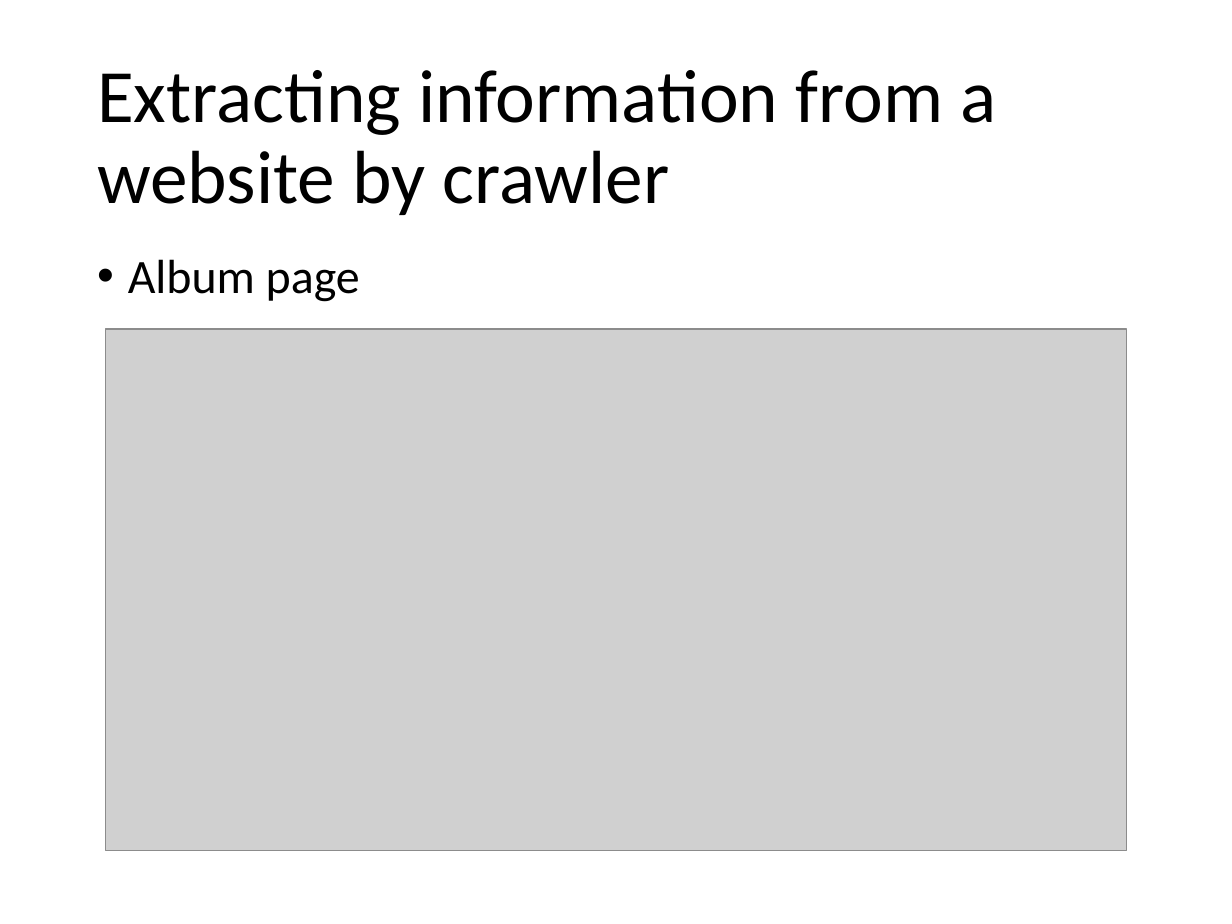
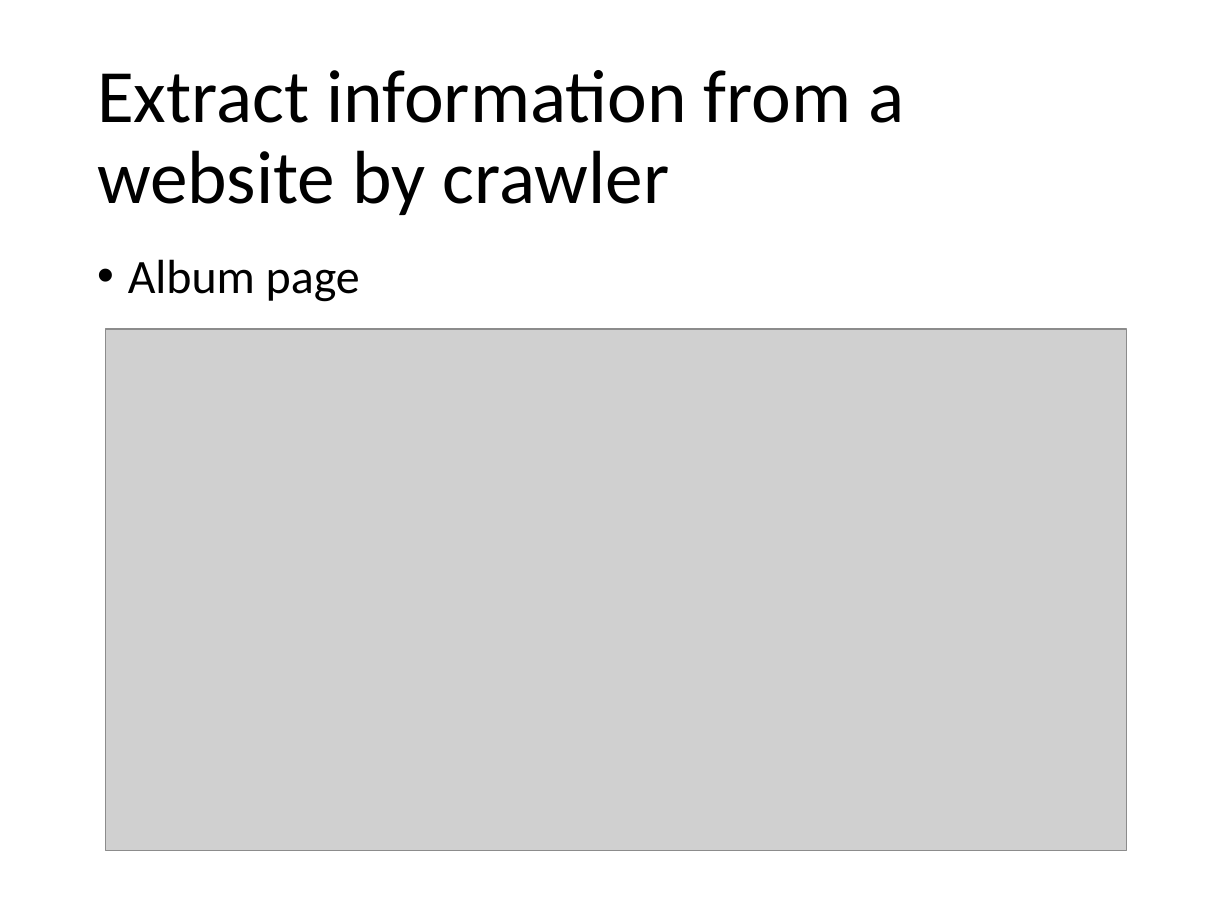
Before and after one commit to JoshuaW1990/comp150mob, a slide deck: slide 5 of lighteningtalk.pptx. Drawn at 1232x924 pixels with LibreOffice and Linux fonts; fonts in the diff are those of the drawing; grey boxes stand for pictures. Boxes give left, top, right and bottom in pixels: in the first picture for what was removed or moved away, otherwise in the second. Text is boxed around its words. In the diff, an @@ line names an element or a change of style, - is before the commit and + after.

```diff
--- a/lighteningtalk.pptx
+++ b/lighteningtalk.pptx
@@ title at (x1=97, y1=70, x2=905, y2=215): text changed @@
-Extracting information from a website by crawler
+Extract information from a website by crawler
```
Also in this commit, not shown: 5 other slides changed, 28 other files.
